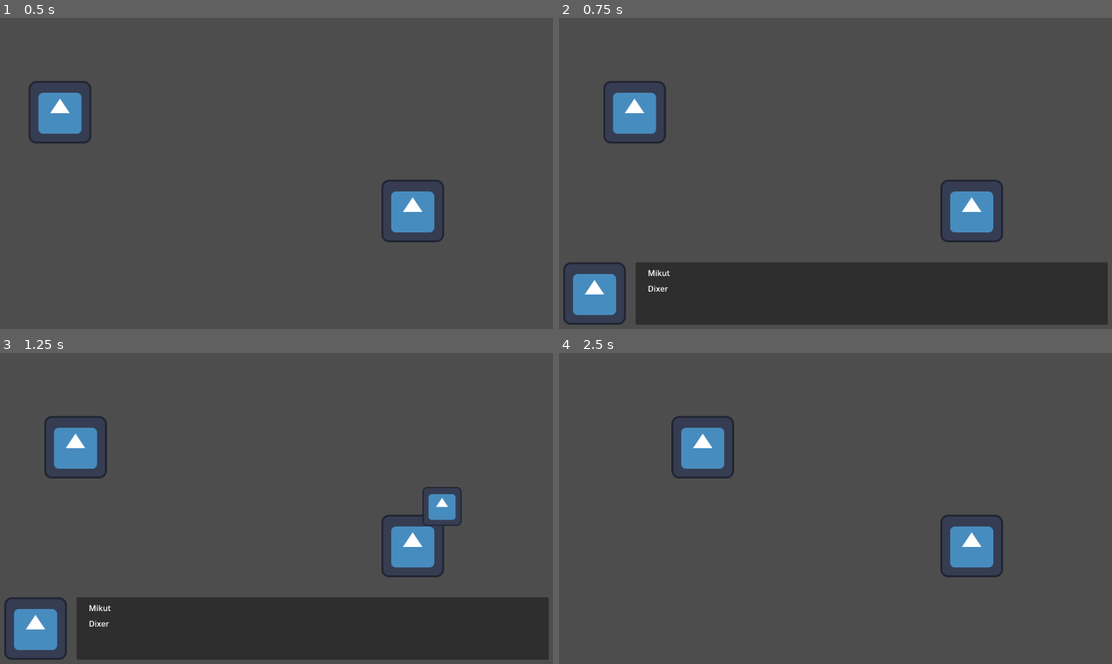
Above: before the commit, frames 1-4 (two rows, left to right).
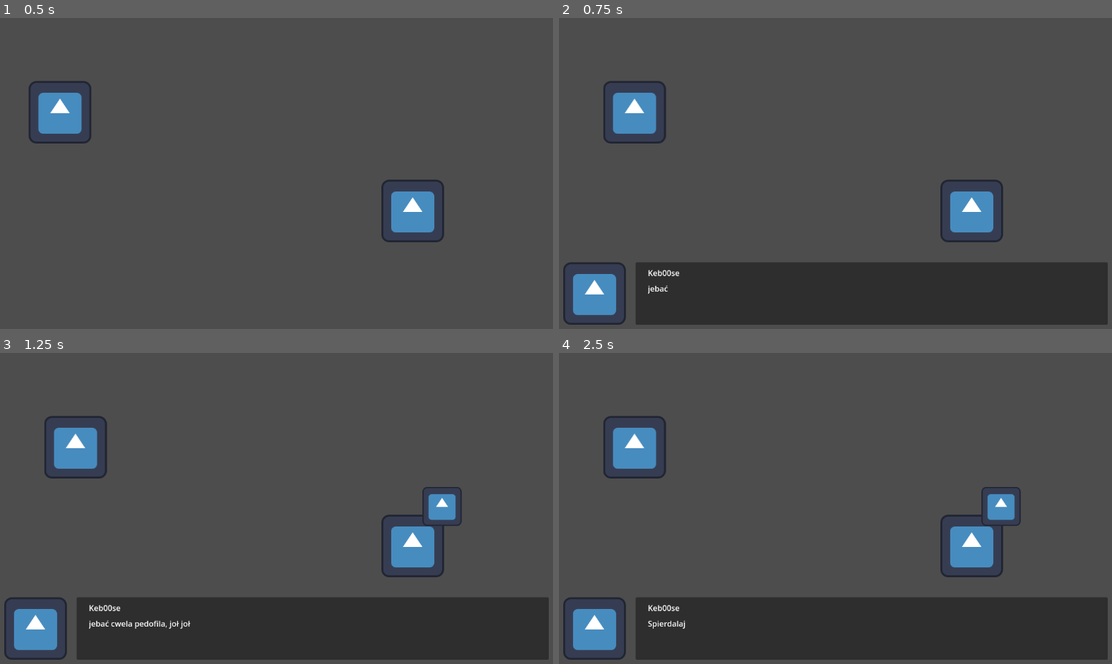
Above: after the commit, the same moments.

Repository: Frajerskie-Game-Studio/Shadow-Delivery
Game: Godot game, scene res://Scenes/World.tscn
Same seed, same stepped clock (60 frames per second), same inputs: the game is played once before the commit and once after it. Before the commit the project starts from res://Entieties/dixer.tscn. The engine's default icon, where the game draws it, is replaced by a stand-in: a white triangle on a blue panel in a dark square.
Inputs (mouse positions are in pixels of both pictures, inside the frame that each line leads up to):
- Up to frame 1 (0.5 s): no input
- Up to frame 2 (0.75 s): tap Enter at 0.5 s; move the mouse to (973, 210) at 0.52 s; hold D (move_right) from 0.53 s (still down); hold Shift (run) from 0.53 s (still down); click (973, 210) at 0.6 s
- Up to frame 3 (1.25 s): keep holding D (move_right); keep holding Shift (run)
- Up to frame 4 (2.5 s): move the mouse to (724, 527) at 1.27 s; release D (move_right) at 1.28 s; release Shift (run) at 1.28 s; hold S (move_down) 1.28-2.03 s; tap Shift (run) at 1.35 s; click (724, 527) at 1.55 s; tap Space at 2 s; move the mouse to (890, 443) at 2.02 s; hold D (move_right) from 2.03 s (still down); hold Shift (run) from 2.03 s (still down); click (890, 443) at 2.1 s

Frame 1 is identical in both runs. In frame 2, 0.1% of the frame differs, in the area x 16-22%, y 80-89%; in frame 3, 0.3%; in frame 4, 21%, in the area x 0-100%, y 20-99%.

Commit message:
General code refactor

Diff:
--- a/Data/npc_test.json
+++ b/Data/npc_test.json
@@ -1 +1,32 @@
-{"currentDialogState":1,"dialogStates":["one","two"],"name":"Keb00se","one":[["Keb00se","jebać cwela pedofila, joł joł"],["Mikut","Co ty kurwisz odklejusie xDDDD"],["Keb00se","Spierdalaj"]],"two":[["Mikut","Dixer"],["Keb00se","Kocham swoich przyjaciół"]]}
+{
+	"currentDialogState": 1,
+	"dialogStates": [
+		"one",
+		"two"
+	],
+	"name": "Keb00se",
+	"one": [
+		[
+			"Keb00se",
+			"jebać cwela pedofila, joł joł"
+		],
+		[
+			"Mikut",
+			"Co ty kurwisz odklejusie xDDDD"
+		],
+		[
+			"Keb00se",
+			"Spierdalaj"
+		]
+	],
+	"two": [
+		[
+			"Mikut",
+			"Dixer"
+		],
+		[
+			"Keb00se",
+			"Kocham swoich przyjaciół"
+		]
+	]
+}
--- a/Entieties/dixer.tscn
+++ /dev/null
@@ -1,16 +0,0 @@
-[gd_scene load_steps=4 format=3 uid="uid://bqau48rkay4iy"]
-
-[ext_resource type="Script" path="res://Entieties/dixer.gd" id="1_f68nq"]
-[ext_resource type="PackedScene" uid="uid://bnls0har28lt" path="res://Entieties/player.tscn" id="1_qdst0"]
-[ext_resource type="PackedScene" uid="uid://c6ej43o5qgo20" path="res://Entieties/NPC.tscn" id="2_pqawe"]
-
-[node name="Node" type="Node"]
-script = ExtResource("1_f68nq")
-
-[node name="Player" parent="." instance=ExtResource("1_qdst0")]
-position = Vector2(134, 193)
-
-[node name="NPC" parent="." instance=ExtResource("2_pqawe")]
-position = Vector2(854, 395)
-
-[connection signal="showDialog" from="NPC" to="." method="_on_npc_show_dialog"]
--- a/Entieties/NPC.tscn
+++ b/Scenes/Actors/NPC.tscn
@@ -1,6 +1,6 @@
 [gd_scene load_steps=5 format=3 uid="uid://c6ej43o5qgo20"]
 
-[ext_resource type="Script" path="res://Entieties/NPC.gd" id="1_0p6s7"]
+[ext_resource type="Script" path="res://Scripts/Actors/NPC.gd" id="1_0p6s7"]
 [ext_resource type="Texture2D" uid="uid://dmq71f8e1aqr7" path="res://icon.svg" id="1_78d1c"]
 
 [sub_resource type="RectangleShape2D" id="RectangleShape2D_8awxa"]
@@ -25,13 +25,13 @@
 input_pickable = true
 script = ExtResource("1_0p6s7")
 
-[node name="Sprite2D" type="Sprite2D" parent="."]
+[node name="Collision" type="CollisionShape2D" parent="."]
+shape = SubResource("RectangleShape2D_8awxa")
+
+[node name="Sprite" type="Sprite2D" parent="."]
 texture = ExtResource("1_78d1c")
 
-[node name="CollisionShape2D" type="CollisionShape2D" parent="."]
-shape = SubResource("RectangleShape2D_8awxa")
-
-[node name="AnimatedSprite2D" type="AnimatedSprite2D" parent="."]
+[node name="FaggotIndicator" type="AnimatedSprite2D" parent="."]
 visible = false
 position = Vector2(60, -81)
 scale = Vector2(0.625, 0.625)
--- a/Entieties/player.tscn
+++ b/Scenes/Actors/Player.tscn
@@ -1,8 +1,8 @@
 [gd_scene load_steps=5 format=3 uid="uid://bnls0har28lt"]
 
-[ext_resource type="Script" path="res://Entieties/player.gd" id="1_231py"]
+[ext_resource type="Script" path="res://Scripts/Actors/Player.gd" id="1_231py"]
 [ext_resource type="Texture2D" uid="uid://dmq71f8e1aqr7" path="res://icon.svg" id="1_rlupw"]
-[ext_resource type="Script" path="res://scripts/player_movement.gd" id="1_ymo11"]
+[ext_resource type="Script" path="res://Scripts/Player_movement.gd" id="1_ymo11"]
 
 [sub_resource type="RectangleShape2D" id="RectangleShape2D_uor6i"]
 size = Vector2(156, 154)
@@ -10,11 +10,11 @@
 [node name="Player" type="Node2D"]
 script = ExtResource("1_231py")
 
-[node name="CharacterBody2D" type="CharacterBody2D" parent="."]
+[node name="PlayerBody" type="CharacterBody2D" parent="."]
 script = ExtResource("1_ymo11")
 
-[node name="CollisionShape2D" type="CollisionShape2D" parent="CharacterBody2D"]
+[node name="Collision" type="CollisionShape2D" parent="PlayerBody"]
 shape = SubResource("RectangleShape2D_uor6i")
 
-[node name="Sprite2D" type="Sprite2D" parent="CharacterBody2D"]
+[node name="Sprite" type="Sprite2D" parent="PlayerBody"]
 texture = ExtResource("1_rlupw")
--- a/Entieties/DialogHud.tscn
+++ b/Scenes/DialogHud.tscn
@@ -1,7 +1,7 @@
 [gd_scene load_steps=3 format=3 uid="uid://btwspjfodubbu"]
 
-[ext_resource type="Texture2D" uid="uid://dmq71f8e1aqr7" path="res://icon.svg" id="1_hjp1c"]
-[ext_resource type="Script" path="res://Entieties/DialogHud.gd" id="1_mrw2w"]
+[ext_resource type="Script" path="res://Scripts/DialogHud.gd" id="1_raomp"]
+[ext_resource type="Texture2D" uid="uid://dmq71f8e1aqr7" path="res://icon.svg" id="2_2kvqy"]
 
 [node name="Control" type="Control"]
 layout_mode = 3
@@ -10,7 +10,7 @@
 anchor_bottom = 1.0
 grow_horizontal = 2
 grow_vertical = 2
-script = ExtResource("1_mrw2w")
+script = ExtResource("1_raomp")
 
 [node name="MarginContainer" type="MarginContainer" parent="."]
 layout_mode = 1
--- a/Entieties/HudCanvas.tscn
+++ b/Scenes/HudCanvas.tscn
@@ -1,7 +1,7 @@
 [gd_scene load_steps=3 format=3 uid="uid://cnkdmoayvsxjx"]
 
-[ext_resource type="PackedScene" uid="uid://btwspjfodubbu" path="res://Entieties/DialogHud.tscn" id="1_6ggqa"]
-[ext_resource type="Script" path="res://Entieties/HudCanvas.gd" id="1_whruv"]
+[ext_resource type="PackedScene" uid="uid://btwspjfodubbu" path="res://Scenes/DialogHud.tscn" id="1_6ggqa"]
+[ext_resource type="Script" path="res://Scripts/HudCanvas.gd" id="1_whruv"]
 
 [node name="CanvasLayer" type="CanvasLayer"]
 script = ExtResource("1_whruv")
--- /dev/null
+++ b/Scenes/World.tscn
@@ -0,0 +1,16 @@
+[gd_scene load_steps=4 format=3 uid="uid://bqau48rkay4iy"]
+
+[ext_resource type="Script" path="res://Scripts/World.gd" id="1_cxcv4"]
+[ext_resource type="PackedScene" uid="uid://bnls0har28lt" path="res://Scenes/Actors/Player.tscn" id="2_odx0t"]
+[ext_resource type="PackedScene" uid="uid://c6ej43o5qgo20" path="res://Scenes/Actors/NPC.tscn" id="3_k464w"]
+
+[node name="World" type="Node"]
+script = ExtResource("1_cxcv4")
+
+[node name="Player" parent="." instance=ExtResource("2_odx0t")]
+position = Vector2(134, 193)
+
+[node name="NPC" parent="." instance=ExtResource("3_k464w")]
+position = Vector2(854, 395)
+
+[connection signal="showDialog" from="NPC" to="." method="_on_npc_show_dialog"]
--- a/project.godot
+++ b/project.godot
@@ -11,7 +11,7 @@
 [application]
 
 config/name="Shadow Delivery"
-run/main_scene="res://Entieties/dixer.tscn"
+run/main_scene="res://Scenes/World.tscn"
 config/features=PackedStringArray("4.2", "Forward Plus")
 config/icon="res://icon.svg"
 
--- a/Entieties/NPC.gd
+++ b/scripts/Actors/NPC.gd
@@ -14,14 +14,14 @@
 
 #saving data to json file
 func writeToJson():
-	var file = FileAccess.open("./Data/npc_test.json", FileAccess.WRITE)
-	file.store_string(JSON.stringify(npc_data))
+	var file = FileAccess.open("res://Data/npc_test.json", FileAccess.WRITE)
+	file.store_string(JSON.stringify(npc_data, "\t"))
 	file.close()
 
 
 func _ready():
 	#getting json data and assigning it to npc_data
-	var text = FileAccess.get_file_as_string("./Data/npc_test.json")
+	var text = FileAccess.get_file_as_string("res://Data/npc_test.json")
 	npc_data = JSON.parse_string(text)
 
 
@@ -29,18 +29,19 @@
 	#array of dialog states (look at npc_test.json)
 	dialogStates = npc_data["dialogStates"]
 	#position of dialog state
-	current_dialog_position = npc_data["currentDialogState"]
+	current_dialog_position = npc_data["currentDialogState"] - 1
 
 func _process(delta):
 	if ableToTalk and !block:
 		if Input.is_action_just_pressed("mouse_click"):
-			print("showDialog")
+			print("Begin dialog...")
+
 			block = true
 			#emmiting signal for showing dialog windows
 			showDialog.emit(npc_name, npc_data[dialogStates[current_dialog_position]], self)
 			#changing dialog state if possible
 			if current_dialog_position < len(dialogStates) - 1:
-				current_dialog_position+=1
+				current_dialog_position += 1
 				npc_data["currentDialogState"] = current_dialog_position
 			#saving data
 			writeToJson()
@@ -52,12 +53,12 @@
 func _on_mouse_entered():
 	if !block:
 		ableToTalk = true
-		$AnimatedSprite2D.visible = true
-		$AnimatedSprite2D.play()
+		$FaggotIndicator.visible = true
+		$FaggotIndicator.play()
 
 
 func _on_mouse_exited():
 	if !block:
 		ableToTalk = false
-		$AnimatedSprite2D.visible = false
-		$AnimatedSprite2D.stop()
+		$FaggotIndicator.visible = false
+		$FaggotIndicator.stop()
--- a/Entieties/player.gd
+++ b/scripts/Actors/Player.gd
@@ -6,9 +6,9 @@
 	pass # Replace with function body.
 
 func unlock():
-	$CharacterBody2D.unlock_movement()
+	$PlayerBody.unlock_movement()
 func lock():
-	$CharacterBody2D.lock_movement()
+	$PlayerBody.lock_movement()
 
 # Called every frame. 'delta' is the elapsed time since the previous frame.
 func _process(delta):
--- a/Entieties/dixer.gd
+++ b/scripts/World.gd
@@ -1,6 +1,6 @@
 extends Node
 
-@onready var dialog_hud = preload("res://Entieties/HudCanvas.tscn")
+@onready var dialog_hud = preload("res://Scenes/HudCanvas.tscn")
 
 var current_dialog_npc
 
Not shown: 1 places in Scenes/DialogHud.tscn that only renumber resources
Renamed: Entieties/DialogHud.gd -> scripts/DialogHud.gd
Renamed: Entieties/HudCanvas.gd -> scripts/HudCanvas.gd
Renamed: Entieties/Panel.gd -> scripts/Panel.gd
